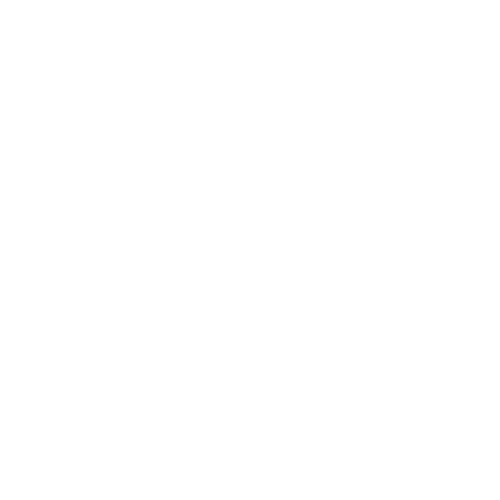
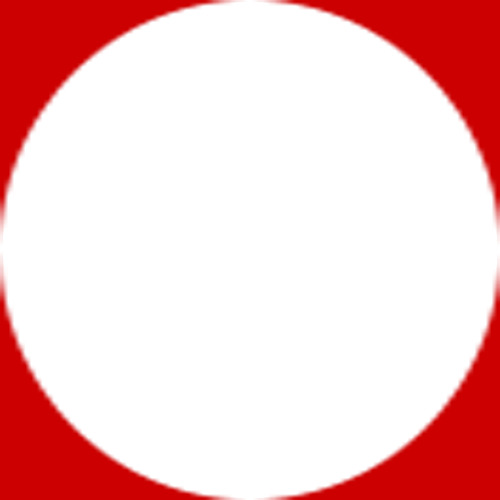
The second 500x500 image is a revision of the first. Changes to its layers:
added layer "Handle" above "Repeat One" over [0,0,500,500]
showed "ClippingMask", moved it above "Back" over [0,0,500,500]
